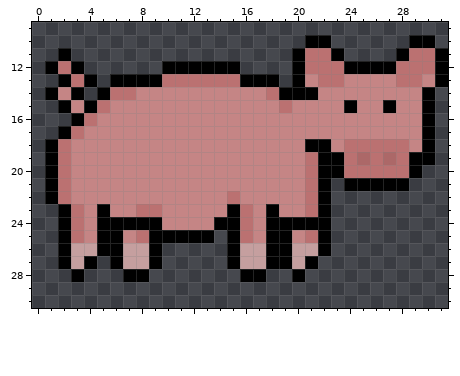
Pixel-art sprite, stored at VvC/Assets/Sprites/Decorations/Pig.png. The first picture shows the starting point.
The file is 32x32 pixels. Shown: x 0..31, y 9..30.
And afterwards:
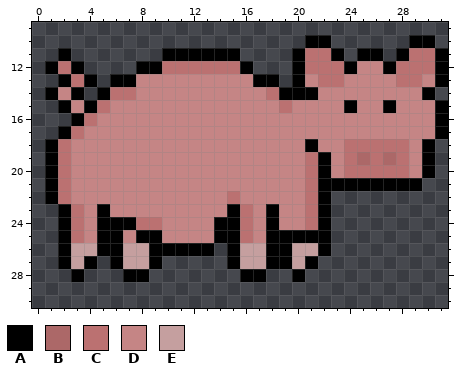
Palette (. is transparent): A #000000  B #ac6868  C #bb7171  D #c58585  E #c59f9f
From old to new:
Colour A is added in row 11 at x 10 to 15 and 25 to 26; in row 12 at x 8 to 9 and 16; in rows 15 to 17 at x 31; in row 20 at x 30; in row 21 at x 23 and 29; in row 25 at x 14.
Colour A is added in row 26 at x 10 to 13.
Colour A replaces colour C in row 25 at x 8 and 21.
Colour A replaces colour D in row 25 at x 20.
Colour C replaces colour A in row 12 at x 10 to 15; in row 24 at x 8 to 9 and 21.
Colour D replaces colour A in row 12 at x 25 to 26; in row 13 at x 8 to 9 and 16; in rows 15 to 17 at x 30; in row 18 at x 22; in rows 19 to 20 at x 23 and 29; in row 24 at x 19 to 20.
Colour D replaces colour A in row 25 at x 10 to 13.
Colour D replaces colour C in row 13 at x 10 to 15; in row 23 at x 8 to 9.
